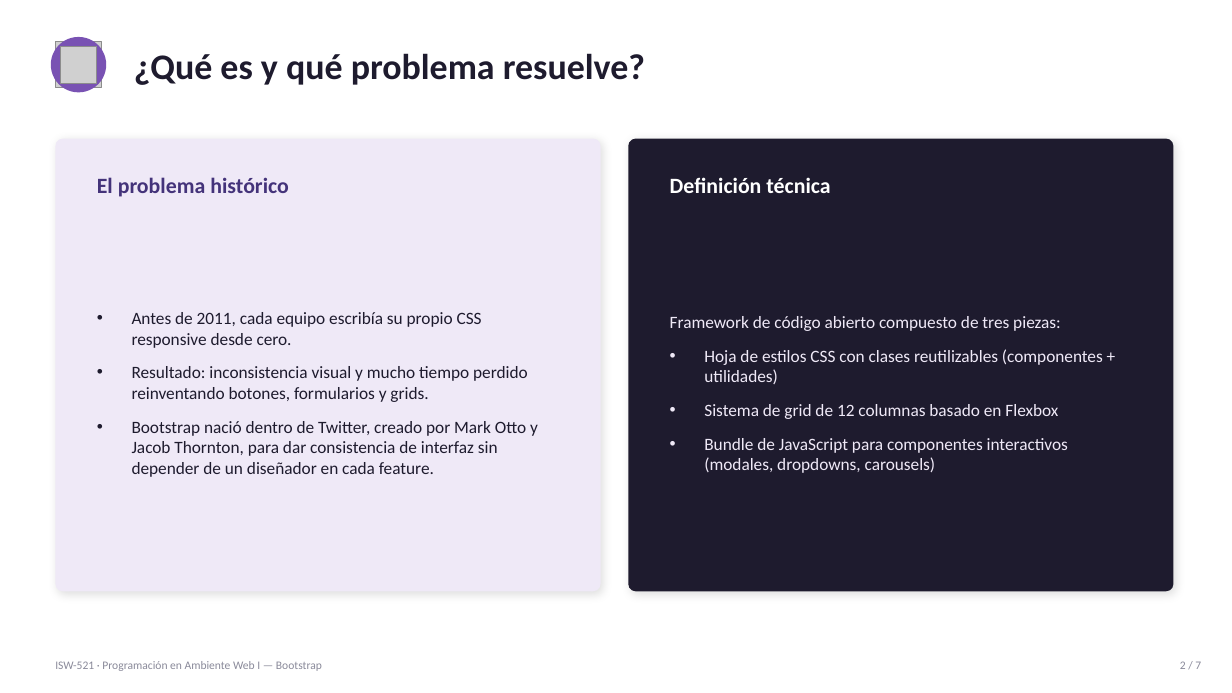
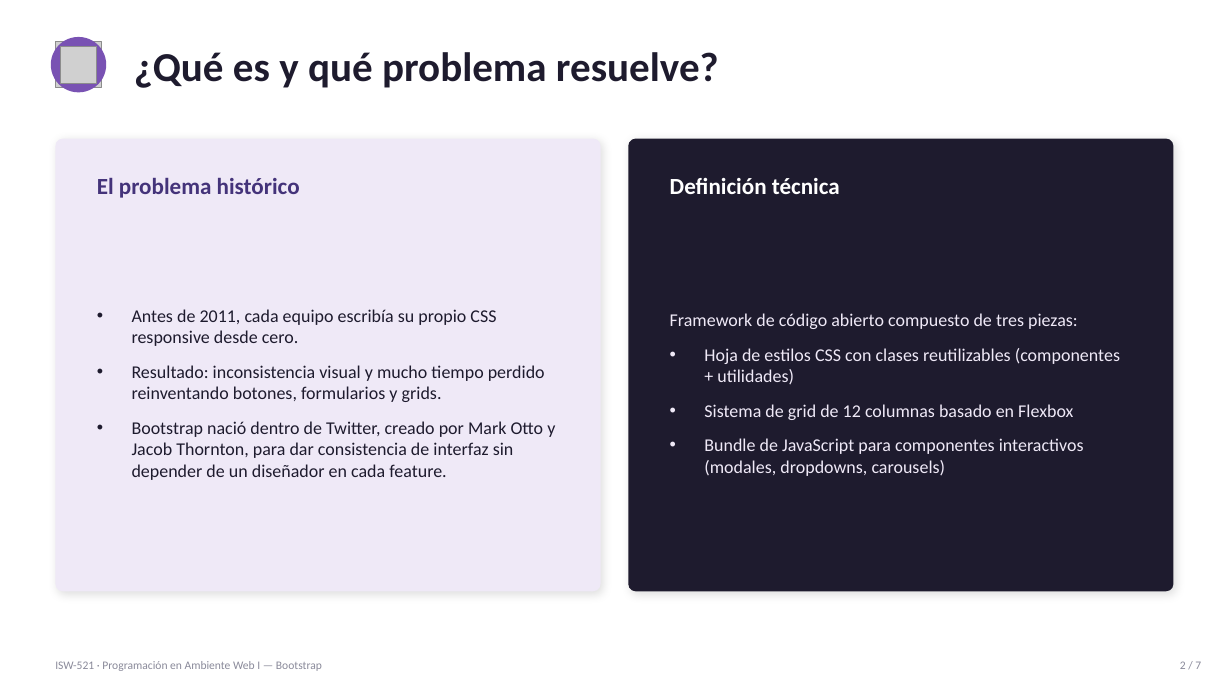
Before and after one commit to Ulisesrod/BootstrapExample, a slide deck: slide 2 of Bootstrap_Presentacion.pptx. Drawn at 1232x693 pixels with LibreOffice and Linux fonts; fonts in the diff are those of the drawing; grey boxes stand for pictures. Boxes give left, top, right and bottom in pixels: in the first picture for what was removed or moved away, otherwise in the second. Text is boxed around its words. In the diff, an @@ line names an element or a change of style, - is before the commit and + after.

```diff
--- a/Bootstrap_Presentacion.pptx
+++ b/Bootstrap_Presentacion.pptx
@@ text "¿Qué es y qué problema ..." at [134, 52, 719, 88]: size 28 to 32 pt @@
@@ text "El problema histórico" at [97, 178, 300, 198]: size 17 to 18 pt @@
@@ text "Definición técnica" at [670, 178, 840, 194]: size 17 to 18 pt @@
@@ text "Antes de 2011, cada equipo ..." at [132, 309, 555, 480]: size 13.5 to 14 pt @@
@@ text "Framework de código abierto compuesto ..." at [670, 313, 1120, 476]: size 13.5 to 14 pt @@
```
Also in this commit, not shown: 6 other slides changed, 1 other file.
